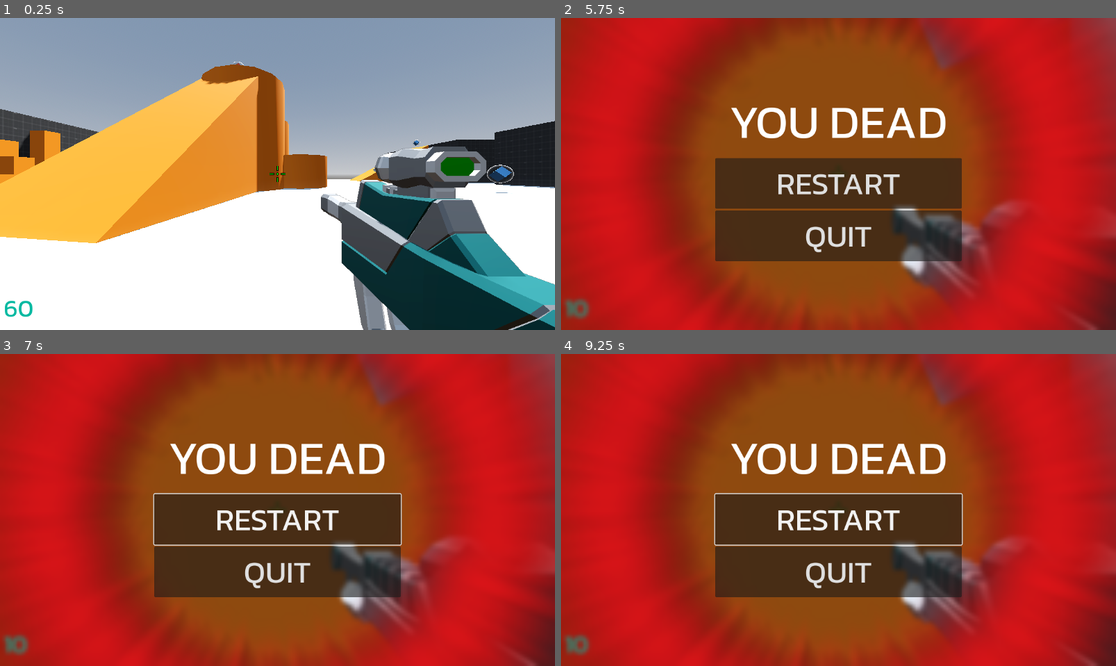
Above: before the commit, frames 1-4 (two rows, left to right).
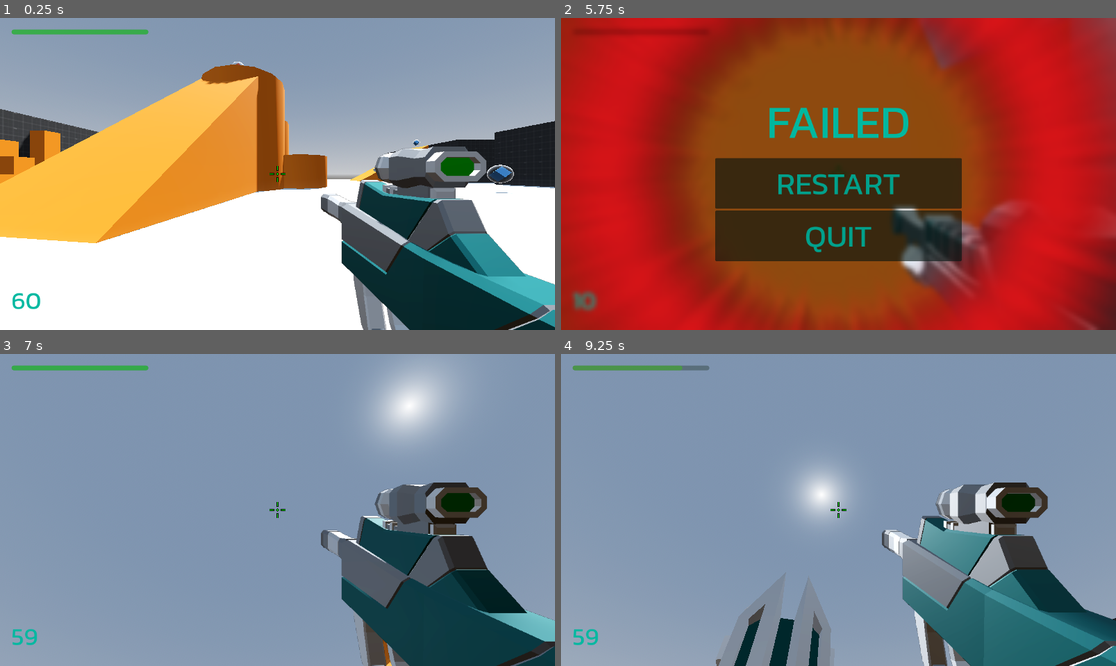
Above: after the commit, the same moments.

Repository: filipemanuelofs/curso-complete-godot-3d-udemy
Game: Godot game, scene res://Level/Sandbox.tscn
Two runs of this game, one before a commit and one after it. Both use one fixed random seed, a clock stepped at 60 frames per second and the inputs below. This scene is started directly instead of the project's main scene.
Inputs (mouse positions are in pixels of both pictures, inside the frame that each line leads up to):
- Up to frame 1 (0.25 s): no input
- Up to frame 2 (5.75 s): move the mouse to (866, 174) at 0.52 s; hold Right mouse button (aim) 0.53-1.28 s; hold W (move_forward) from 0.53 s (still down); tap Space (jump) at 0.77, 1.52, 3.02, 3.77, 4.52 s; move the mouse to (810, 174) at 1.27 s; click (810, 174) at 1.35 s; move the mouse to (849, 167) at 2.02 s; hold Mouse wheel down (last_weapon) 2.03-2.78 s; move the mouse to (832, 180) at 2.77 s; tap Mouse wheel up (next_weapon) at 2.85 s; move the mouse to (877, 177) at 3.52 s; hold 1 (weapon_1) 3.53-4.28 s; move the mouse to (794, 170) at 4.27 s; tap 2 (weapon_2) at 4.35 s; move the mouse to (844, 174) at 5.02 s; hold Right mouse button (aim) from 5.03 s (still down)
- Up to frame 3 (7 s): release W (move_forward) at 5.75 s; release Right mouse button (aim) at 5.75 s; click (277, 519) at 5.75 s, where only the run after the commit has a clickable "RESTART"; move the mouse to (194, 432) at 6.52 s; hold D (move_right) from 6.53 s (still down); click (194, 432) at 6.6 s; tap Space (jump) at 6.77 s
- Up to frame 4 (9.25 s): move the mouse to (960, 494) at 7.27 s; release D (move_right) at 7.28 s; hold W (move_forward) 7.28-8.03 s; hold Mouse wheel down (last_weapon) 7.28-8.03 s; tap Space (jump) at 7.52, 8.27 s; move the mouse to (727, 525) at 8.02 s; hold D (move_right) 8.03-8.78 s; tap Mouse wheel up (next_weapon) at 8.1 s; move the mouse to (894, 441) at 8.77 s; hold S (move_back) from 8.78 s (still down); hold 1 (weapon_1) from 8.78 s (still down)

The runs differ from the first frame. In frame 1, 0.7% of the frame differs, in the area x 0-93%, y 3-96%; in frame 2, 3.9%; in frame 3, 100%; in frame 4, 100%, in the area x 0-100%, y 0-100%.

Commit message:
added health bar, health pickup item, fixed some HUD elements and more

Diff:
--- a/robo-rampage/Level/Main.tscn
+++ b/robo-rampage/Level/Main.tscn
@@ -1,10 +1,11 @@
-[gd_scene load_steps=25 format=3 uid="uid://uybd2cyuijlb"]
+[gd_scene load_steps=26 format=3 uid="uid://uybd2cyuijlb"]
 
 [ext_resource type="Texture2D" uid="uid://serng50cq3ow" path="res://Level/level-floorplan.png" id="1_oo4xq"]
 [ext_resource type="Material" uid="uid://tta8d4oagw4g" path="res://Level/Material/GreenMaterial.tres" id="1_pthf1"]
 [ext_resource type="PackedScene" uid="uid://o1lyfvj1cpnv" path="res://Player/Player.tscn" id="3_u5dyk"]
 [ext_resource type="PackedScene" uid="uid://bti37y8min2c" path="res://Pickups/Bullet_Pickup.tscn" id="4_0a3ld"]
 [ext_resource type="PackedScene" uid="uid://cc56j5qtcwg1w" path="res://Enemy/Enemy.tscn" id="4_foaqg"]
+[ext_resource type="PackedScene" uid="uid://by73fqc2pf1uv" path="res://Pickups/Health_Pickup.tscn" id="4_q50l5"]
 [ext_resource type="PackedScene" uid="uid://bxw2oiu465maf" path="res://Pickups/Small_Bullet_Pickup.tscn" id="5_mbg7d"]
 [ext_resource type="PackedScene" uid="uid://dye1tnji4dd0m" path="res://Hazards/Lava.tscn" id="7_wv1ud"]
 [ext_resource type="Material" uid="uid://dgywhyoncdhbc" path="res://Hazards/LavaMaterial.tres" id="8_mkpl2"]
@@ -258,6 +259,9 @@
 
 [node name="Pickups" type="Node3D" parent="."]
 
+[node name="HealthPickup" parent="Pickups" instance=ExtResource("4_q50l5")]
+transform = Transform3D(1, 0, 0, 0, 1, 0, 0, 0, 1, -28, 4, 5)
+
 [node name="BulletPickup" parent="Pickups" instance=ExtResource("4_0a3ld")]
 transform = Transform3D(1, 0, 0, 0, 1, 0, 0, 0, 1, -7, 4, 5)
 
@@ -341,7 +345,7 @@
 transform = Transform3D(1, 0, 0, 0, 1, 0, 0, 0, 1, -29, 3.6, -4)
 
 [node name="MeshInstance3D" parent="LavaPools/Lava3" index="0"]
-transform = Transform3D(1, 0, 0, 0, 1, 0, 0, 0, 1, 3, -4, 0)
+transform = Transform3D(1, 0, 0, 0, 1, 0, 0, 0, 1, 2.7, -4, 0.2)
 mesh = SubResource("PlaneMesh_7f553")
 
 [node name="OmniLight3D" parent="LavaPools/Lava3" index="1"]
--- a/robo-rampage/Pickups/FresnelAura.tres
+++ b/robo-rampage/Pickups/FresnelAura.tres
@@ -17,7 +17,6 @@
 
 
 // Output:0
-	ALBEDO = vec3(n_out2p0);
 	ALPHA = n_out2p0;
 	EMISSION = vec3(n_out2p0);
 
@@ -27,4 +26,4 @@
 nodes/fragment/0/position = Vector2(580, 140)
 nodes/fragment/2/node = SubResource("VisualShaderNodeFresnel_8tgym")
 nodes/fragment/2/position = Vector2(180, 40)
-nodes/fragment/connections = PackedInt32Array(2, 0, 0, 1, 2, 0, 0, 0, 2, 0, 0, 5)
+nodes/fragment/connections = PackedInt32Array(2, 0, 0, 5, 2, 0, 0, 1)
--- /dev/null
+++ b/robo-rampage/Pickups/Health_Pickup.tscn
@@ -0,0 +1,19 @@
+[gd_scene load_steps=4 format=3 uid="uid://by73fqc2pf1uv"]
+
+[ext_resource type="PackedScene" uid="uid://2wabk2wyopn8" path="res://Pickups/Pickup.tscn" id="1_0c000"]
+
+[sub_resource type="StandardMaterial3D" id="StandardMaterial3D_bol2k"]
+albedo_color = Color(0.301961, 0.560784, 0.411765, 1)
+
+[sub_resource type="SphereMesh" id="SphereMesh_g4wxw"]
+radius = 0.25
+height = 0.5
+
+[node name="HealthPickup" instance=ExtResource("1_0c000")]
+is_health = true
+ammo_type = 1
+
+[node name="AmmoMesh" parent="." index="0"]
+transform = Transform3D(0.707107, -0.707107, 0, 0.5, 0.5, -0.707107, 0.5, 0.5, 0.707107, 0, 0, 0)
+material_override = SubResource("StandardMaterial3D_bol2k")
+mesh = SubResource("SphereMesh_g4wxw")
--- a/robo-rampage/Pickups/pickup.gd
+++ b/robo-rampage/Pickups/pickup.gd
@@ -1,8 +1,8 @@
 extends Area3D
 
-
+@export var is_health := false
+@export var amount: int = 20
 @export var ammo_type: AmmoHandler.AMMO_TYPE
-@export var amount: int = 20
 
 @onready var animation_player: AnimationPlayer = $AnimationPlayer
 
@@ -12,8 +12,11 @@
 func _on_body_entered(body: Node3D) -> void:
 	if body.is_in_group("player"):
 		var player := body as Player
-		player.ammo_handler.add_ammo(
-			ammo_type,
-			amount,
-			player.get_current_weapon().ammo_type == ammo_type)
+		if not is_health:
+			player.ammo_handler.add_ammo(
+				ammo_type,
+				amount,
+				player.get_current_weapon().ammo_type == ammo_type)
+		else:
+			player.health += amount
 		queue_free()
--- a/robo-rampage/Player/Game_Over_Menu.tscn
+++ b/robo-rampage/Player/Game_Over_Menu.tscn
@@ -15,6 +15,7 @@
 
 [sub_resource type="LabelSettings" id="LabelSettings_lbquc"]
 font_size = 96
+font_color = Color(0, 0.721569, 0.627451, 1)
 
 [node name="GameOverMenu" type="Control"]
 layout_mode = 3
@@ -50,17 +51,20 @@
 
 [node name="Label" type="Label" parent="CenterContainer/VBoxContainer"]
 layout_mode = 2
-text = "you dead"
+text = "failed"
 label_settings = SubResource("LabelSettings_lbquc")
 horizontal_alignment = 1
 uppercase = true
 
 [node name="RestartButton" type="Button" parent="CenterContainer/VBoxContainer"]
+process_mode = 3
+modulate = Color(0, 0.721569, 0.627451, 1)
 layout_mode = 2
 text = "RESTART"
 
 [node name="QuitButton" type="Button" parent="CenterContainer/VBoxContainer"]
 process_mode = 3
+modulate = Color(0, 0.721569, 0.627451, 1)
 layout_mode = 2
 text = "QUIT"
 
--- a/robo-rampage/Player/Player.tscn
+++ b/robo-rampage/Player/Player.tscn
@@ -76,6 +76,9 @@
 "take_damage": SubResource("Animation_oa23k")
 }
 
+[sub_resource type="Theme" id="Theme_udpt1"]
+default_font = ExtResource("9_kn7q7")
+
 [sub_resource type="LabelSettings" id="LabelSettings_5guay"]
 font = ExtResource("9_kn7q7")
 font_size = 50
@@ -132,13 +135,12 @@
 
 [node name="SMG" parent="SubViewportContainer/SubViewport/WeaponCamera3D/WeaponHandler" node_paths=PackedStringArray("ammo_handler") instance=ExtResource("3_saiuj")]
 ammo_handler = NodePath("../../AmmoHandler")
-ammo_type = 1
 is_weapon_equipped = true
 
 [node name="AmmoHandler" type="Node3D" parent="SubViewportContainer/SubViewport/WeaponCamera3D" node_paths=PackedStringArray("ammo_label")]
 unique_name_in_owner = true
 script = ExtResource("6_fggql")
-ammo_label = NodePath("../../../../MarginContainer/AmmoLabel")
+ammo_label = NodePath("../../../../Control/MarginContainer/AmmoLabel")
 
 [node name="CenterContainer" type="CenterContainer" parent="."]
 anchors_preset = 15
@@ -170,23 +172,51 @@
 }
 autoplay = "RESET"
 
-[node name="MarginContainer" type="MarginContainer" parent="."]
-anchors_preset = 15
-anchor_right = 1.0
-anchor_bottom = 1.0
-grow_horizontal = 2
-grow_vertical = 2
-mouse_filter = 2
-theme_override_constants/margin_left = 8
-theme_override_constants/margin_top = 8
-theme_override_constants/margin_right = 8
-theme_override_constants/margin_bottom = 8
-
-[node name="AmmoLabel" type="Label" parent="MarginContainer"]
+[node name="Control" type="Control" parent="."]
+layout_mode = 3
+anchors_preset = 0
+offset_left = 8.0
+offset_top = 8.0
+offset_right = 1144.0
+offset_bottom = 640.0
+mouse_filter = 2
+
+[node name="MarginContainer" type="MarginContainer" parent="Control"]
+layout_mode = 1
+anchors_preset = 12
+anchor_top = 1.0
+anchor_right = 1.0
+anchor_bottom = 1.0
+offset_top = -107.0
+grow_horizontal = 2
+grow_vertical = 0
+mouse_filter = 2
+theme = SubResource("Theme_udpt1")
+theme_override_constants/margin_left = 16
+theme_override_constants/margin_top = 16
+theme_override_constants/margin_right = 16
+theme_override_constants/margin_bottom = 16
+
+[node name="AmmoLabel" type="Label" parent="Control/MarginContainer"]
 layout_mode = 2
-size_flags_vertical = 8
+size_flags_vertical = 1
 text = "0"
 label_settings = SubResource("LabelSettings_5guay")
 
+[node name="HealthBar" type="ProgressBar" parent="Control"]
+unique_name_in_owner = true
+modulate = Color(0, 1, 0, 1)
+layout_mode = 1
+anchors_preset = 10
+anchor_right = 1.0
+offset_left = 16.0
+offset_top = 16.0
+offset_right = -836.0
+offset_bottom = 26.0
+grow_horizontal = 2
+step = 1.0
+value = 100.0
+show_percentage = false
+
 [node name="GameOverMenu" parent="." instance=ExtResource("6_4od10")]
 visible = false
--- a/robo-rampage/Player/game_over_menu.gd
+++ b/robo-rampage/Player/game_over_menu.gd
@@ -5,9 +5,10 @@
 	visible = true
 	Input.mouse_mode = Input.MOUSE_MODE_VISIBLE
 
+func _on_quit_button_pressed() -> void:
+	get_tree().quit()
+
+
 func _on_restart_button_pressed() -> void:
 	get_tree().paused = false
 	get_tree().reload_current_scene()
-
-func _on_quit_button_pressed() -> void:
-	get_tree().quit()
--- a/robo-rampage/Player/player.gd
+++ b/robo-rampage/Player/player.gd
@@ -14,6 +14,7 @@
 
 @onready var weapon_camera_3d: Camera3D = %WeaponCamera3D
 @onready var weapon_camera_3d_fov := weapon_camera_3d.fov
+@onready var health_bar: ProgressBar = %HealthBar
 
 @export var speed := 8.0
 @export var jump_height := 1.0
@@ -100,6 +101,7 @@
 		damage_animation_player.stop(false)
 		damage_animation_player.play("take_damage")
 	health = value
+	set_health_bar(health)
 	if health <= 0:
 		game_over_menu.game_over()
 		#get_tree().quit()
@@ -110,3 +112,7 @@
 		if weapon.is_weapon_equipped:
 			return weapon
 	return null
+
+func set_health_bar(_health: int) -> void:
+	health_bar.value = health
+	health_bar.modulate = Color.RED.lerp(Color.GREEN, (float(health) / float(max_health)))
--- a/robo-rampage/Weapons/SMG.tscn
+++ b/robo-rampage/Weapons/SMG.tscn
@@ -30,6 +30,7 @@
 weapon_mesh = NodePath("SMG")
 muzzle_flash = NodePath("MuzzleFlash")
 is_automatic = true
+ammo_type = 1
 
 [node name="SMG" parent="." index="1" instance=ExtResource("2_c3jnx")]
 transform = Transform3D(1, 0, 0, 0, 1, 0, 0, 0, 1, 0.37321, -0.252708, -0.372676)
Not shown: 1 places in robo-rampage/Pickups/Small_Bullet_Pickup.tscn that only renumber resources
Not shown: 1 places in robo-rampage/Player/Player.tscn that only renumber resources
